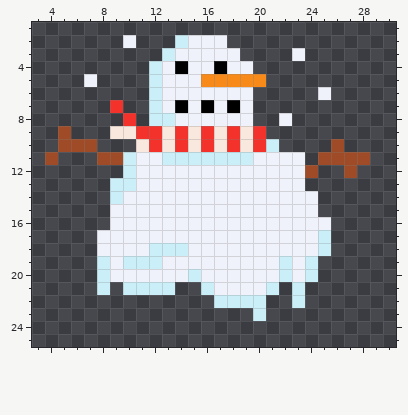
Two versions of one pixel-art sprite, traits/heads/head-snowman.png. This is how it looked before the edit.
The file is 32x32 pixels. Shown: x 3..30, y 1..25.
New version:
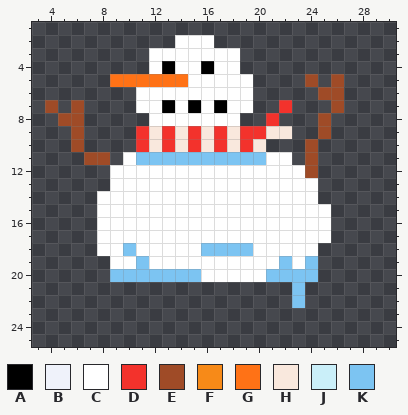
Palette (. is transparent): A #000000  B #eff2fa  C #ffffff  D #f3322c  E #9f4b27  F #f78a18  G #ff7216  H #f9e8dd  J #caeff9  K #7cc4f2
From old to new:
Changed rows in their new state; - is an unchanged pixel.
first column x 4:
 2 ------.---CCC.-----------
 3 --------CCCCCCC----.-----
 4 --------CACCACC.---------
 5 ---.-GGGGGGCCCCC.---E-E--
 6 -------CCCCCCCCC-----EE--
 7 E-E--.-CCACACACC--D---E--
 8 -EE---.-CCCCCCC.-D.--E---
 9 -.E--..-HDHDHDHD-HH--E---
10 -.-.---DHDHDHDHDH.--E-.--
11 .--E-.CKKKKKKKKKKCC.E....
12 -----CCCCCCCCCCCCCCC---.-
13 -----CCCCCCCCCCCCCCCC----
14 ----CCCCCCCCCCCCCCCCC----
15 ----CCCCCCCCCCCCCCCCCC---
16 ----CCCCCCCCCCCCCCCCCC---
17 ----CCCCCCCCCCCCCCCCCC---
18 ----CCKCCCCCKKKKCCCCC.---
19 ----.CCKCCCCCCCCCCKCK----
20 ----.KKKKKKKCCCCCKKKK----
21 ----.-....--......-K-----
22 -------------....--K-----
23 ----------------.--------
Boxes around the changes in both pictures, in picture pixels (x1, y1, x2, y2):
changed: (45, 35, 370, 321)
